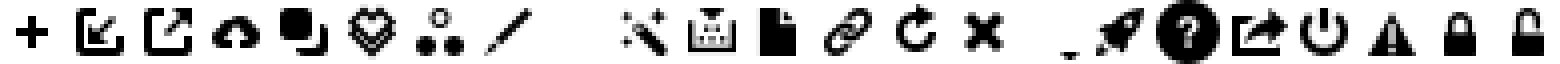
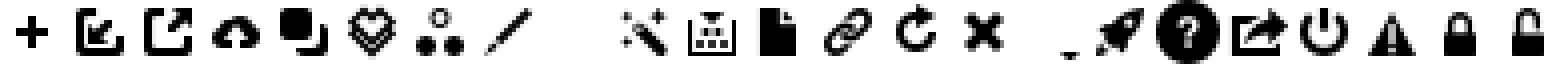
Layer changes from the first 1560x64 image to the second:
removed layer "Rectangle 3" from group "IconToolbarShare" over [1240, 16, 1280, 48]
removed layer "Shape 39" from group "IconToolbarShare" over [1244, 8, 1288, 44]
removed layer "Rectangle 2" from group "IconToolbarShare" over [1240, 16, 1280, 48]
added layer "Toolbar Icons" (1st of 7, in "IconToolbarShare") in group "IconToolbarShare" over [1228, 8, 1288, 56]
removed layer "Shape 24" from group "IconToolbarRebuild" over [688, 8, 736, 56]
added layer "Toolbar Icons" (2nd of 7, in "IconToolbarRebuild") in group "IconToolbarRebuild" over [688, 8, 736, 56]
removed layer "Rounded Rectangle 4" from group "IconToolbarClone" over [280, 8, 312, 40]
removed layer "Rounded Rectangle 4 copy" from group "IconToolbarClone" over [296, 24, 328, 56]
added layer "Toolbar Icons" (5th of 7, in "IconToolbarClone") in group "IconToolbarClone" over [280, 8, 328, 56]
removed layer "Shape 10" (1st of 2, in "IconToolbarExport") from group "IconToolbarExport" over [164, 8, 192, 36]
removed layer "Rounded Rectangle 3" (1st of 2, in "IconToolbarExport") from group "IconToolbarExport" over [144, 8, 192, 56]
added layer "Toolbar Icons" (6th of 7, in "IconToolbarExport") in group "IconToolbarExport" over [144, 8, 192, 56]
removed layer "Shape 10" (2nd of 2, in "IconToolbarImport") from group "IconToolbarImport" over [88, 16, 116, 44]
removed layer "Rounded Rectangle 3" (2nd of 2, in "IconToolbarImport") from group "IconToolbarImport" over [76, 8, 124, 56]
added layer "Toolbar Icons" (7th of 7, in "IconToolbarImport") in group "IconToolbarImport" over [76, 8, 124, 56]
